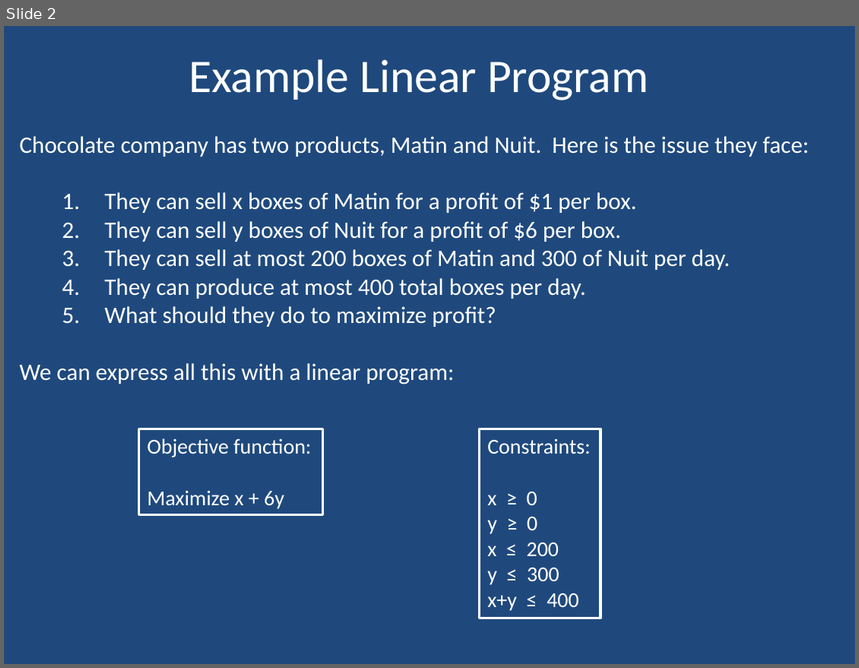
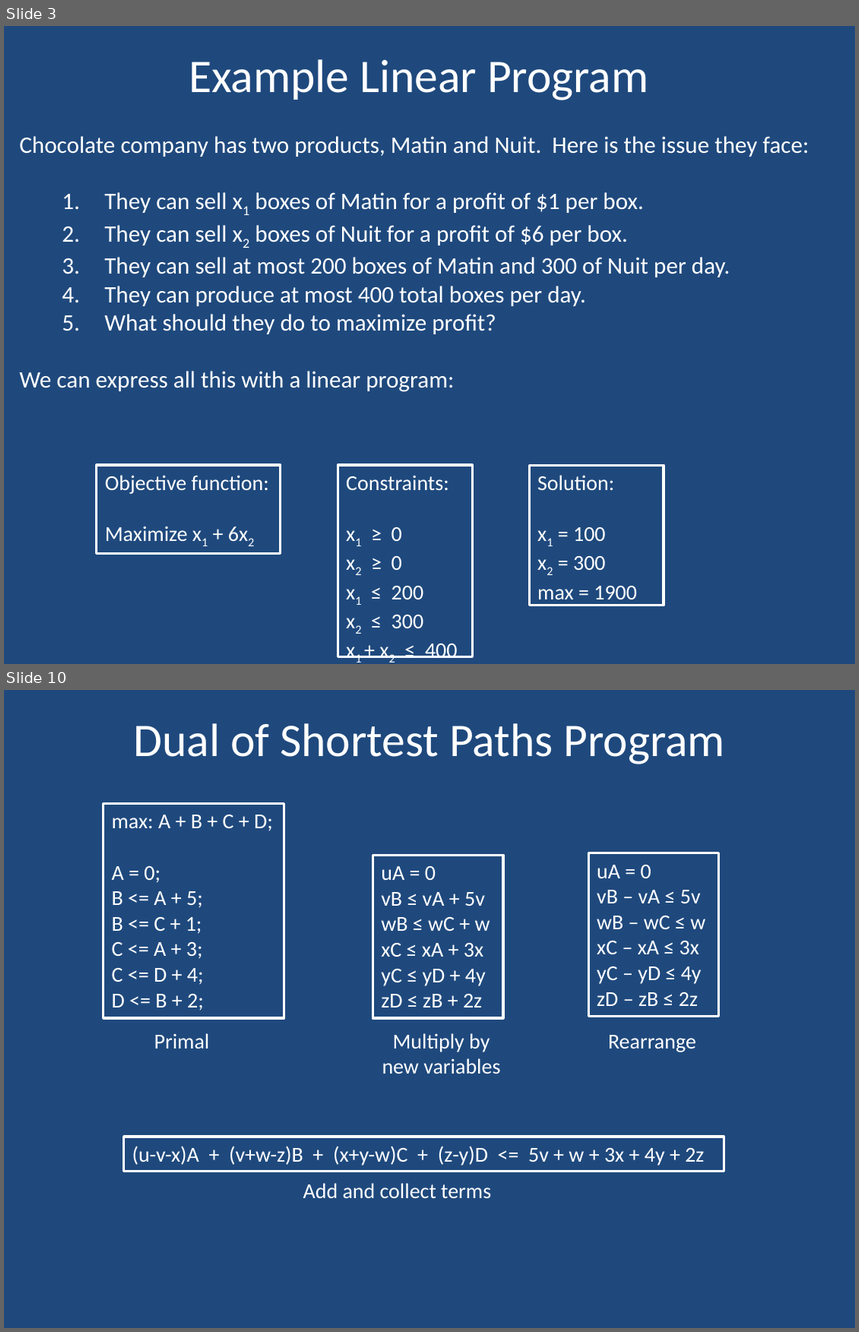
Before and after one commit to dustycodes/Algorithms-UofU, a slide deck: lectures/CS 4150 Linear Programming.pptx. Shown one above the other, each under a label of ours: slide 2 before the commit, slides 3 and 10 after it; the slides between them are not shown. The pictures are 859x668 and 859x1332 pixels, drawn with LibreOffice and Linux fonts; fonts in the diff are those of the drawing. Boxes give left, top, right and bottom in pixels: in the first picture for what was removed or moved away, otherwise in the second. Text is boxed around its words. In the diff, an @@ line names an element or a change of style, - is before the commit and + after.

```diff
--- a/lectures/CS 4150 Linear Programming.pptx
+++ b/lectures/CS 4150 Linear Programming.pptx
@@ slide 10 added at [4,690,855,1328], background #1F497D @@
@@ title added at [133,723,725,764], 39.6 pt, text #FFFFFF @@
+Dual of Shortest Paths Program
@@ rectangle added at [104,803,284,1018], outline #FFFFFF 2 pt, 18 pt, text #FFFFFF @@
+max: A + B + C + D;
+A = 0;
+B <= A + 5;
+B <= C + 1;
+C <= A + 3;
+C <= D + 4;
+D <= B + 2;
@@ rectangle added at [373,855,503,1018], outline #FFFFFF 2 pt, 18 pt, text #FFFFFF @@
+uA = 0
+vB ≤ vA + 5v
+wB ≤ wC + w
+xC ≤ xA + 3x
+yC ≤ yD + 4y
+zD ≤ zB + 2z
@@ rectangle added at [588,853,719,1017], outline #FFFFFF 2 pt, 18 pt, text #FFFFFF @@
+uA = 0
+vB – vA ≤ 5v
+wB – wC ≤ w
+xC – xA ≤ 3x
+yC – yD ≤ 4y
+zD – zB ≤ 2z
@@ text added at [154,1034,210,1049], 18 pt, text #FFFFFF @@
+Primal
@@ text added at [382,1034,500,1074], 18 pt, text #FFFFFF @@
+Multiply by
+new variables
@@ text added at [608,1035,696,1053], 18 pt, text #FFFFFF @@
+Rearrange
@@ rectangle added at [124,1137,724,1171], outline #FFFFFF 2 pt, 18 pt, text #FFFFFF @@
+(u-v-x)A + (v+w-z)B + (x+y-w)C + (z-y)D <= 5v + w + 3x + 4y + 2z
@@ text added at [303,1183,491,1199], 18 pt, text #FFFFFF @@
+Add and collect terms
@@ what was slide 2 is now slide 3 @@
@@ slide 3 changed as well @@
@@ text at [104,192,644,246]: text changed @@
-  1. They can sell x boxes of Matin for a profit of $1 per box.
-  2. They can sell y boxes of Nuit for a profit of $6 per box.
+  1. They can sell x1 boxes of Matin for a profit of $1 per box.
+  2. They can sell x2 boxes of Nuit for a profit of $6 per box.
@@ rectangle "Objective function:": place and size @@
-rectangle "Objective function:" at [139,430,322,515]
+rectangle "Objective function:" at [97,465,281,553]
@@ rectangle "Constraints:": place and size @@
-rectangle "Constraints:" at [479,430,601,619]
+rectangle "Constraints:" at [338,465,472,658]
@@ rectangle added at [529,465,664,606], outline #FFFFFF 2 pt, 18 pt, text #FFFFFF @@
+Solution:
+x1 = 100
+x2 = 300
+max = 1900
@@ text in rectangle at [105,527,188,541]: text changed @@
-Maximize x + 6y
+Maximize x1 + 6x2
@@ text in rectangle at [392,528,458,658]: text changed @@
-x ≥ 0
-y ≥ 0
-x ≤ 200
-y ≤ 300
-x+y ≤ 400
+x1 ≥ 0
+x2 ≥ 0
+x1 ≤ 200
+x2 ≤ 300
+x1 + x2 ≤ 400
```
Also in this commit, not shown: 1 other slide changed, 11 other slides added, 12 slides removed, 12 other files.
